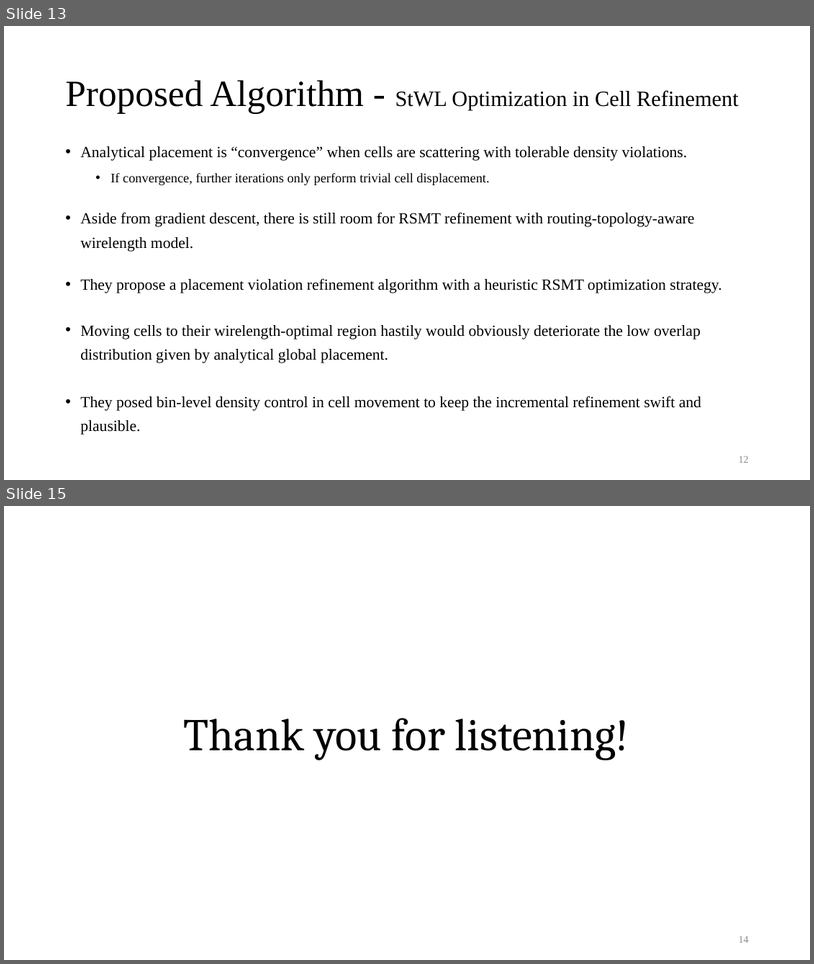
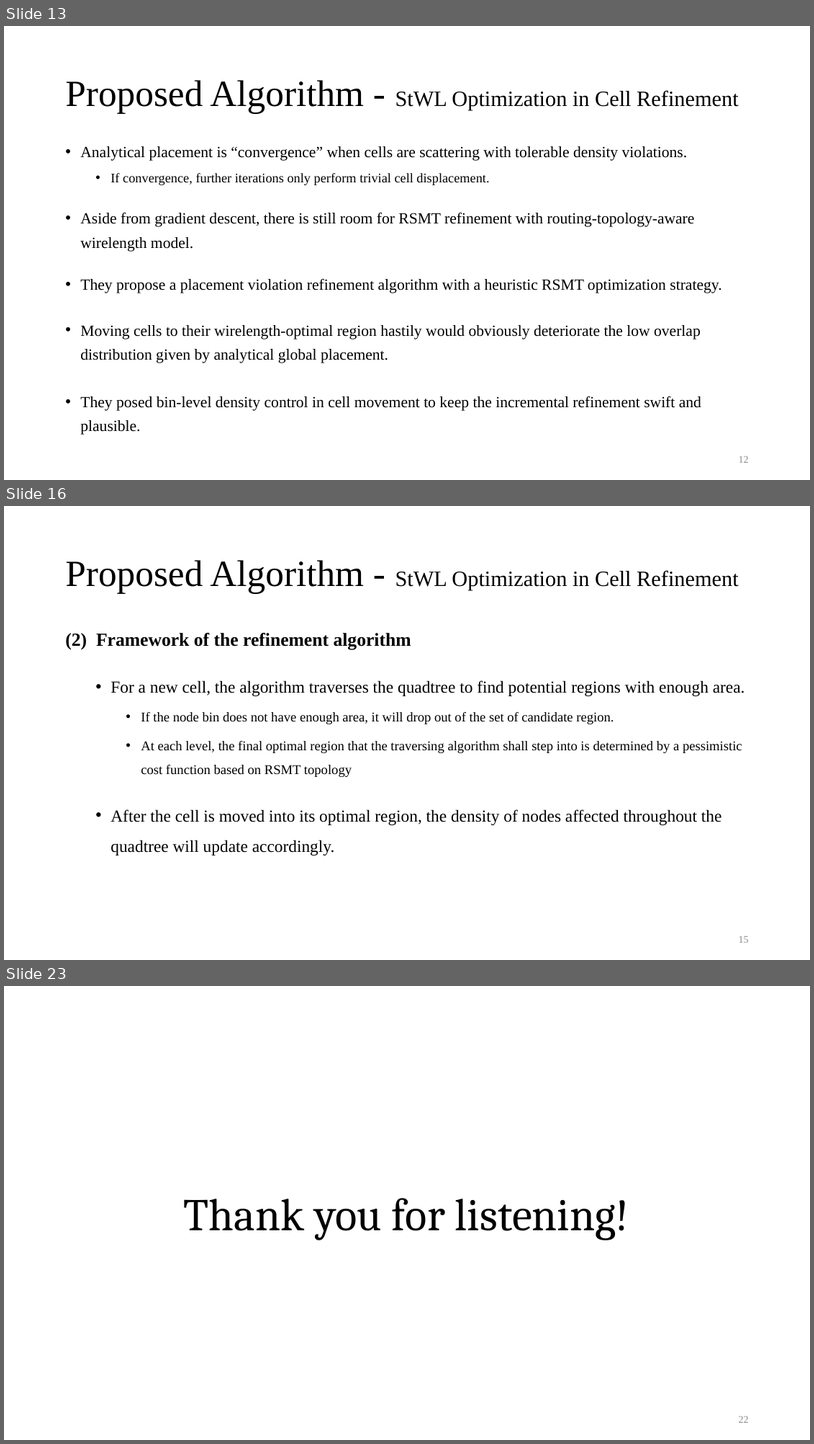
Before and after one commit to Pacific-Feng-Studuies/Studied-Papers, a slide deck: GM/Placement/An Analytical Placement Algorithm with Routing topology Optimization/An Analytical Placement Algorithm with Routing topology Optimization.pptx. Shown one above the other, each under a label of ours: slides 13 and 15 before the commit, slides 13, 16 and 23 after it; the slides between them are not shown. The pictures are 814x964 and 814x1444 pixels, drawn with LibreOffice and Linux fonts; fonts in the diff are those of the drawing. Boxes give left, top, right and bottom in pixels: in the first picture for what was removed or moved away, otherwise in the second. Text is boxed around its words. In the diff, an @@ line names an element or a change of style, - is before the commit and + after.

```diff
--- a/GM/Placement/An Analytical Placement Algorithm with Routing topology Optimization/An Analytical Placement Algorithm with Routing topology Optimization.pptx
+++ b/GM/Placement/An Analytical Placement Algorithm with Routing topology Optimization/An Analytical Placement Algorithm with Routing topology Optimization.pptx
@@ slide 16 added at (4, 506, 810, 960), background #FFFFFF @@
@@ title added at (65, 560, 738, 593), 26 pt, text #000000 @@
+Proposed Algorithm - StWL Optimization in Cell Refinement
@@ text added at (65, 633, 746, 855), 16 pt, text #000000 @@
+(2) Framework of the refinement algorithm
+  • For a new cell, the algorithm traverses the quadtree to find potential regions with enough area.
+    • If the node bin does not have enough area, it will drop out of the set of candidate region.
+    • At each level, the final optimal region that the traversing algorithm shall step into is determined by a pessimistic cost function based on RSMT topology
+  • After the cell is moved into its optimal region, the density of nodes affected throughout the quadtree will update accordingly.
@@ page number added at (739, 936, 749, 942), 12 pt, text #8C8C8C @@
+15
@@ what was slide 15 is now slide 23 @@
@@ page number at (739, 1416, 749, 1422): text changed @@
-14
+22
```
Also in this commit, not shown: 1 slide changed, 7 other slides added.
